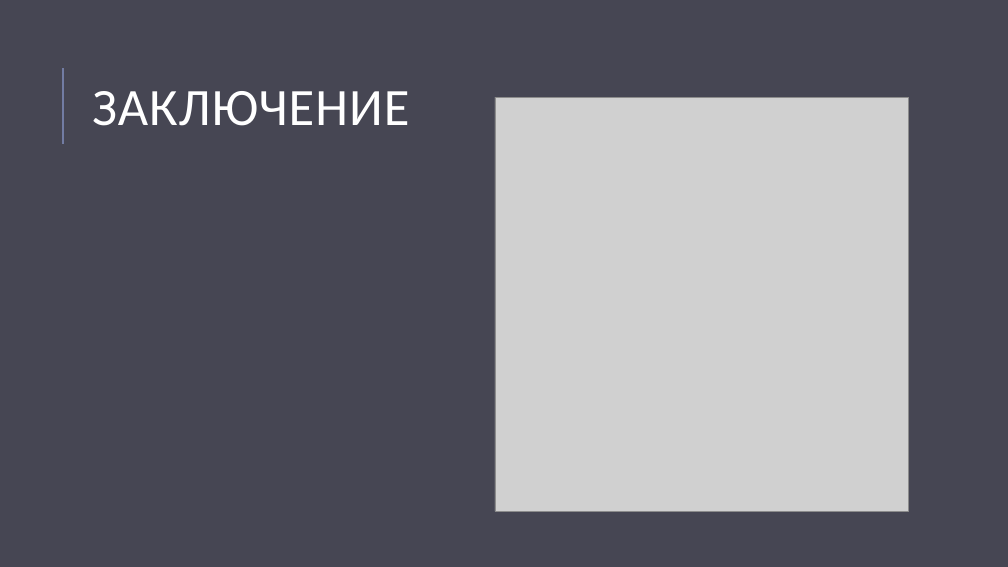
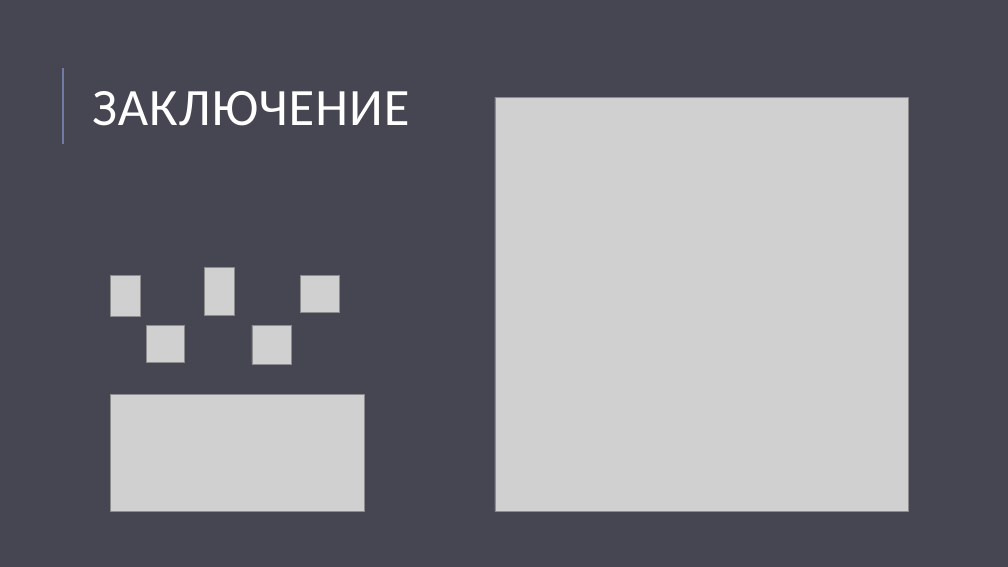
Before and after one commit to git21git/ProjectPyGame, a slide deck: slide 7 of Презентация PyGame.pptx. Drawn at 1008x567 pixels with LibreOffice and Linux fonts; fonts in the diff are those of the drawing; grey boxes stand for pictures. Boxes give left, top, right and bottom in pixels: in the first picture for what was removed or moved away, otherwise in the second. Text is boxed around its words. In the diff, an @@ line names an element or a change of style, - is before the commit and + after.

Commit message:
M: Заключение + фото в презентации

```diff
--- a/Презентация PyGame.pptx
+++ b/Презентация PyGame.pptx
@@ picture added at box(204, 268, 234, 315) @@
@@ picture added at box(111, 275, 141, 316) @@
@@ picture added at box(300, 275, 340, 312) @@
@@ picture added at box(147, 325, 185, 363) @@
@@ picture added at box(252, 325, 291, 364) @@
@@ picture added at box(111, 395, 364, 511) @@
```
